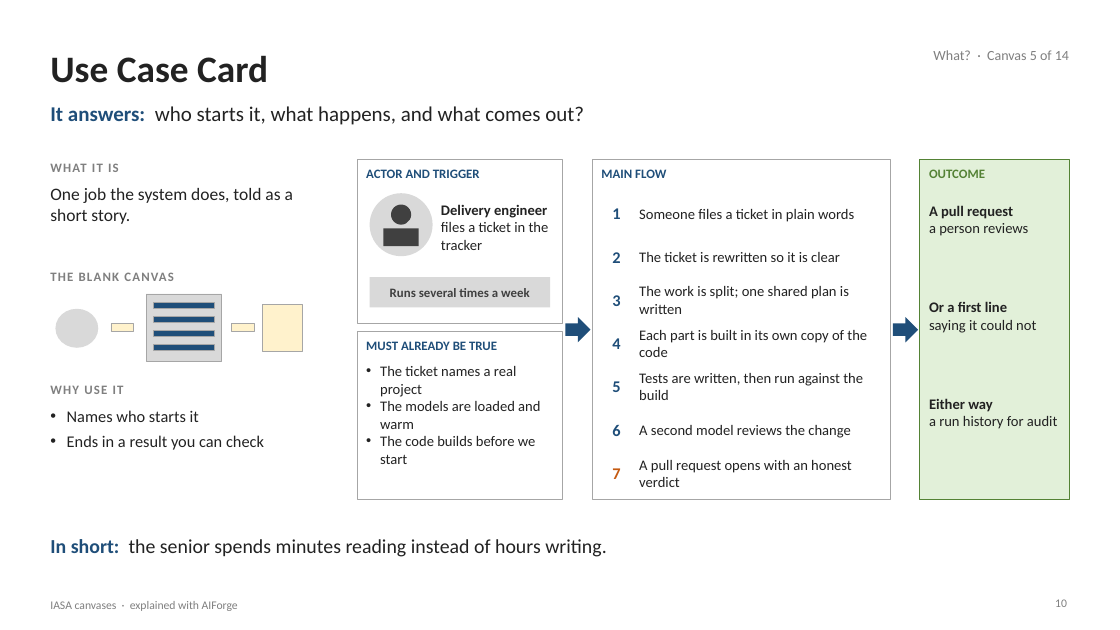
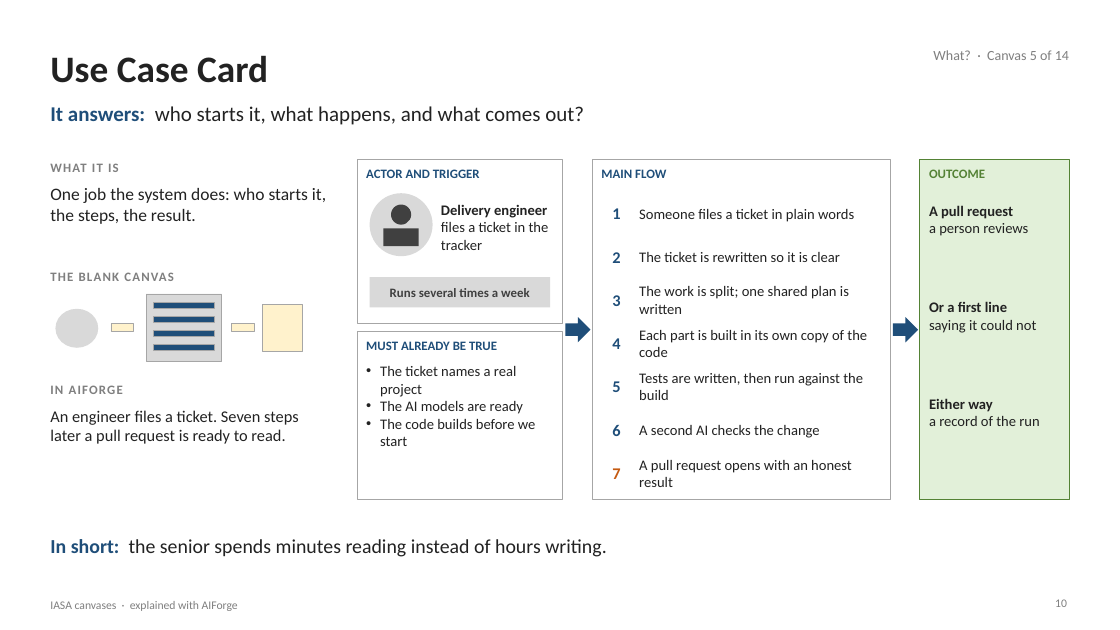
Before and after one commit to Manikanta-Reddy-Pasala/tools, a slide deck: slide 10 of course/iasa-aiforge/IASA-Canvases-with-AIForge.pptx. Drawn at 1120x630 pixels with LibreOffice and Linux fonts; fonts in the diff are those of the drawing. Boxes give left, top, right and bottom in pixels: in the first picture for what was removed or moved away, otherwise in the second. Text is boxed around its words. In the diff, an @@ line names an element or a change of style, - is before the commit and + after.

```diff
--- a/course/iasa-aiforge/IASA-Canvases-with-AIForge.pptx
+++ b/course/iasa-aiforge/IASA-Canvases-with-AIForge.pptx
@@ text at <box>50,188,326,224</box>: text changed @@
-One job the system does, told as a short story.
+One job the system does: who starts it, the steps, the result.
@@ text at <box>50,385,123,394</box>: text changed @@
-WHY USE IT
+IN AIFORGE
@@ text at <box>50,410,299,444</box>: text changed @@
-• Names who starts it
-• Ends in a result you can check
+An engineer files a ticket. Seven steps later a pull request is ready to read.
@@ text at <box>380,401,523,414</box>: text changed @@
-• The models are loaded and warm
+• The AI models are ready
@@ text at <box>929,416,1039,426</box>: text changed @@
-a run history for audit
+a record of the run
@@ text at <box>639,425,819,438</box>: text changed @@
-A second model reviews the change
+A second AI checks the change
@@ text at <box>639,460,852,487</box>: text changed @@
-A pull request opens with an honest verdict
+A pull request opens with an honest result
```
Also in this commit, not shown: 16 other slides changed, 2 other files.
